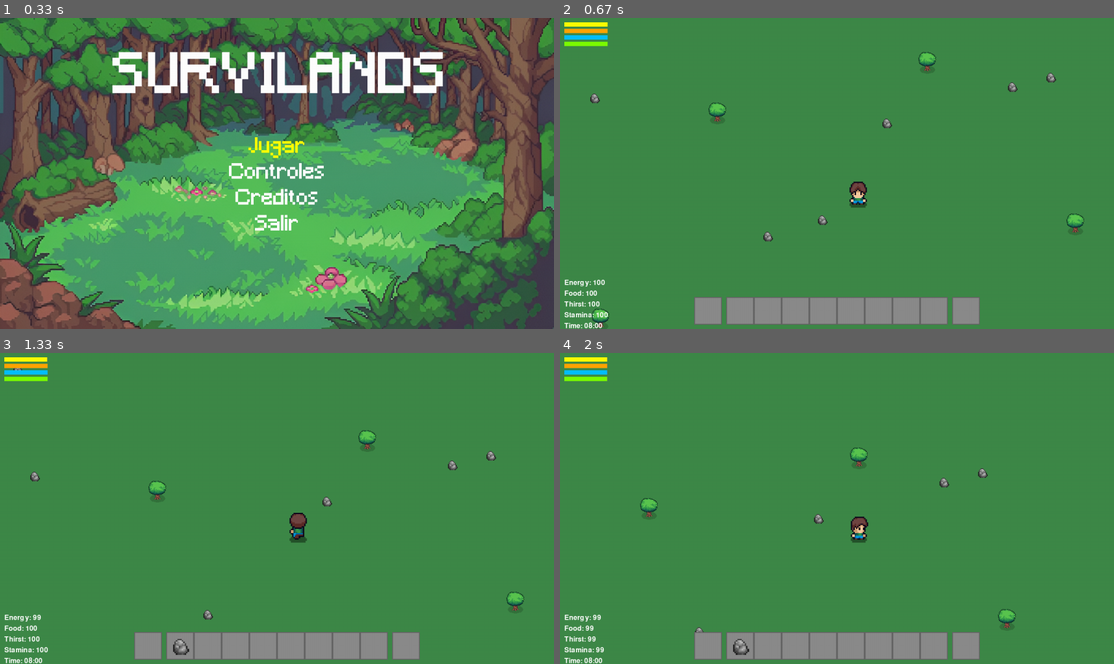
Above: before the commit, frames 1-4 (two rows, left to right).
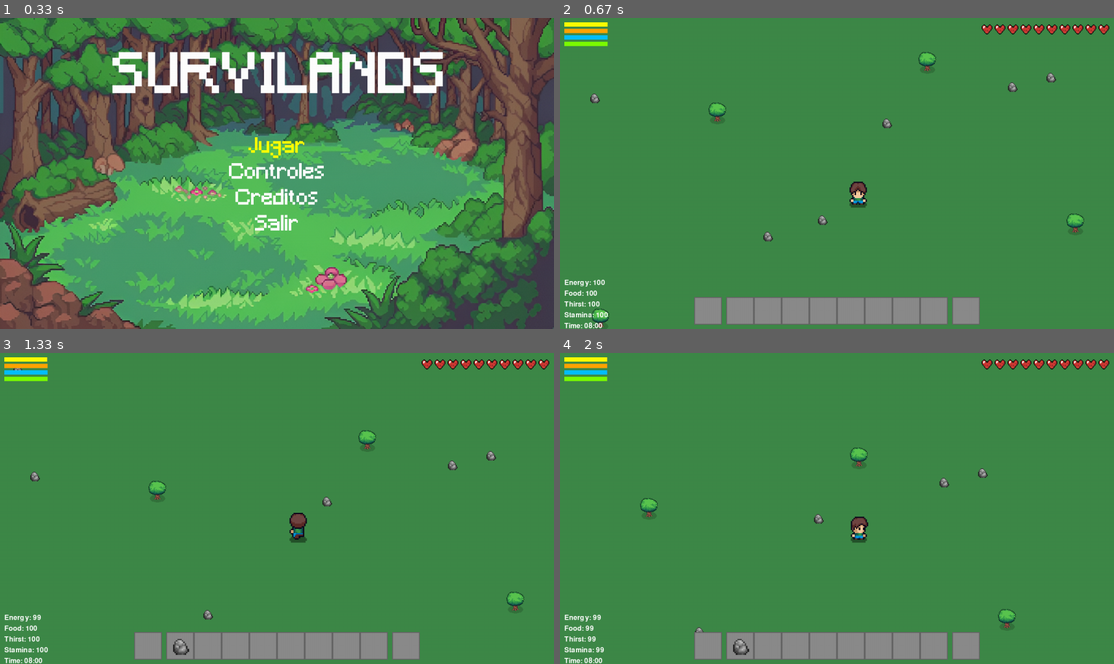
Above: after the commit, the same moments.

Repository: dede-08/survilands-pygame
Game: pygame game, started from main.py
Same seed, same stepped clock (60 frames per second), same inputs: the game is played once before the commit and once after it.
Inputs:
- Up to frame 1 (0.33 s): no input
- Up to frame 2 (0.67 s): tap Enter at 0.33 s
- Up to frame 3 (1.33 s): tap E at 0.67 s; hold W from 1 s (still down)
- Up to frame 4 (2 s): release W at 1.47 s; hold D 1.5-1.97 s; tap Shift at 1.57, 1.87 s

Frame 1 is identical in both runs. In frame 2, 0.5% of the frame differs, in the area x 76-100%, y 1-6%; in frame 3, 0.5%; in frame 4, 0.5%.

Commit message:
implementacion de salud el personaje

Diff:
--- a/character.py
+++ b/character.py
@@ -9,6 +9,9 @@
         self.x = x
         self.y = y
         self.inventory = Inventory()
+        self.max_health = 10
+        self.current_health = 10
+        self.last_damage_time = pygame.time.get_ticks()
 
         #cargar hoja de sprite
         image_path = os.path.join('assets', 'images', 'character', 'Player.png')
@@ -17,6 +20,14 @@
         self.action_sprite_sheet = pygame.image.load(
             os.path.join('assets', 'images', 'character', 'Player_Actions.png')
         ).convert_alpha()
+
+        # Cargar imagen del corazón
+        self.heart_full = pygame.image.load(os.path.join("assets", "images", "interface", "heart.png")).convert_alpha()
+        self.heart_empty = pygame.image.load(os.path.join("assets", "images", "interface", "heart_empty.png")).convert_alpha()
+
+        # Escalarlas si es necesario (por ejemplo, 32x32 px)
+        self.heart_full = pygame.transform.scale(self.heart_full, (32, 32))
+        self.heart_empty = pygame.transform.scale(self.heart_empty, (32, 32))
 
         #animacion properties
         self.frame_size = FRAME_SIZE
@@ -187,6 +198,8 @@
         #calcular posicion en pantalla relativa a la camara
         screen_x = self.x - camera_x
         screen_y = self.y - camera_y
+
+
 
         if self.is_chopping:
             if self.current_state in [IDLE_RIGHT, WALK_RIGHT]:
@@ -422,15 +435,31 @@
                 water_text = font.render("press 'E' to drink water", True, constants.WHITE)
                 screen.blit(water_text, (x_offset, y_offset + 25))
 
+        # Dibujar corazones de vida
+        heart_spacing = 30
+        heart_x = constants.WIDTH - (self.max_health * heart_spacing) - 10
+        heart_y = 10
+
+        for i in range(self.max_health):
+            if i < self.current_health:
+                screen.blit(self.heart_full, (heart_x + i * heart_spacing, heart_y))
+            else:
+                screen.blit(self.heart_empty, (heart_x + i * heart_spacing, heart_y))
+
     def update_status(self, world=None):
         #aplicar multiplicadores si está corriendo
         food_rate = FOOD_DECREASE_RATE * (RUN_FOOD_DECREASE_MULTIPLIER if self.is_running else 1)
         thirst_rate = THIRST_DECREASE_RATE * (RUN_THIRST_DECREASE_MULTIPLIER if self.is_running else 1)
 
-        self.update_food(-constants.FOOD_DECREASE_RATE)
-        self.update_thirst(-constants.THIRST_DECREASE_RATE)
+        self.update_food(-food_rate)
+        self.update_thirst(-thirst_rate)
 
         if self.food < constants.MAX_FOOD * 0.2 or self.thirst < constants.MAX_THIRST * 0.2:
+            current_time = pygame.time.get_ticks()
+            if current_time - self.last_damage_time > 30000:  # cada 30 segundos
+                if self.current_health > 0:
+                    self.current_health -= 1
+                    self.last_damage_time = current_time
             self.update_energy(-constants.ENERY_DECREASE_RATE)
         else:
             self.update_energy(constants.ENERY_INCREASE_RATE)
--- a/constants.py
+++ b/constants.py
@@ -55,8 +55,8 @@
 
 
 #velocidades de disminucion de estados}
-FOOD_DECREASE_RATE = 0.01       #velocidad de disminucion de comida
-THIRST_DECREASE_RATE = 0.02     #velocidad de disminucion de sed
+FOOD_DECREASE_RATE = 1      #velocidad de disminucion de comida
+THIRST_DECREASE_RATE = 1    #velocidad de disminucion de sed
 ENERY_DECREASE_RATE = 0.005     #velocidad de disminucion de energia en estado critico
 ENERY_INCREASE_RATE = 0.001     #velocidad de recuperacion de energia en estado normal
 MOVEMENT_ENERGY_COST = 0.001    #energia consumida por movimiento
--- a/main.py
+++ b/main.py
@@ -98,7 +98,7 @@
             character.update_status(world)
             status_update_timer = 0
 
-        if character.energy <= 0 or character.food <= 0 or character.thirst <= 0:
+        if character.current_health <= 0:
             print("game over :c")
             pygame.quit()
             sys.exit()
Binary file added: assets/images/interface/heart.png
Binary file added: assets/images/interface/heart_empty.png
